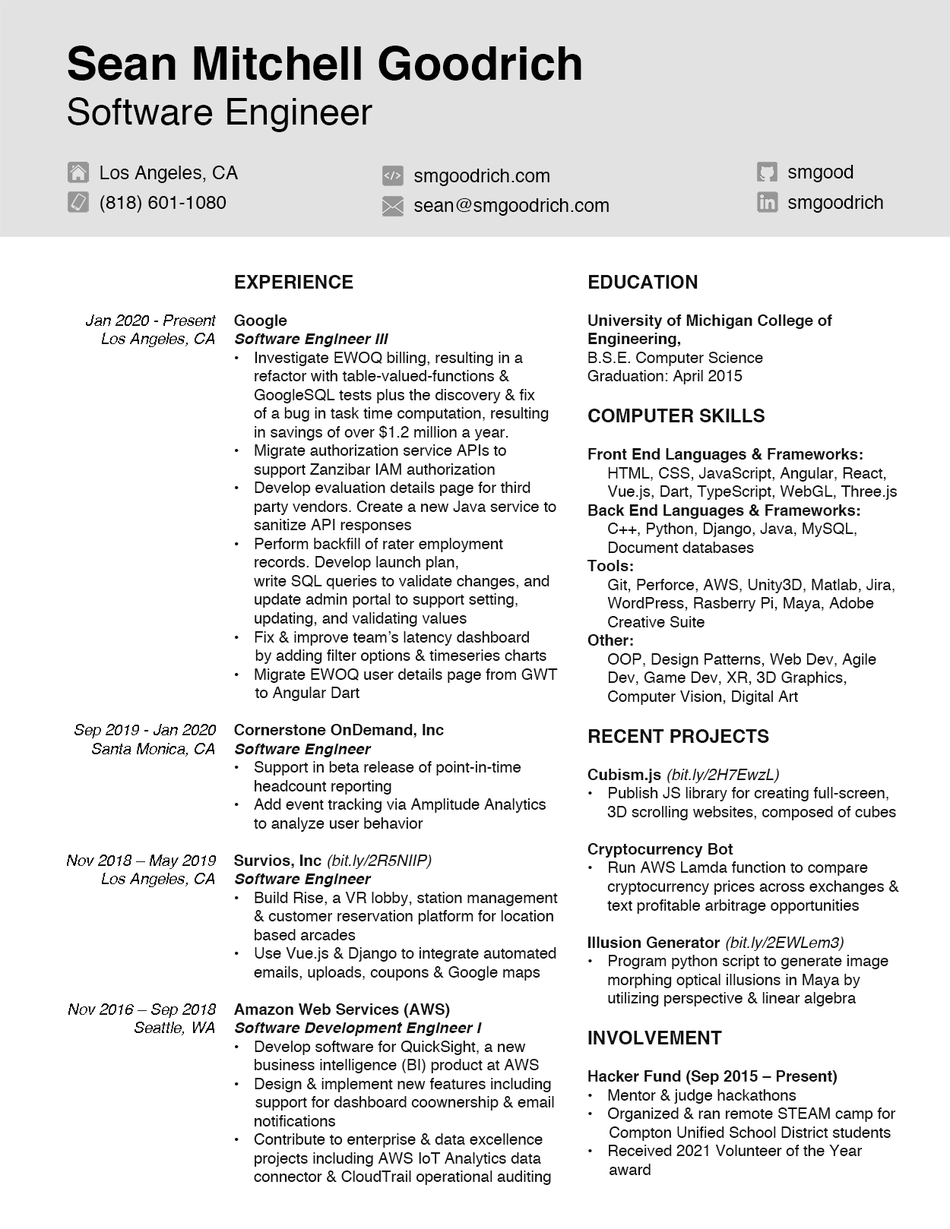
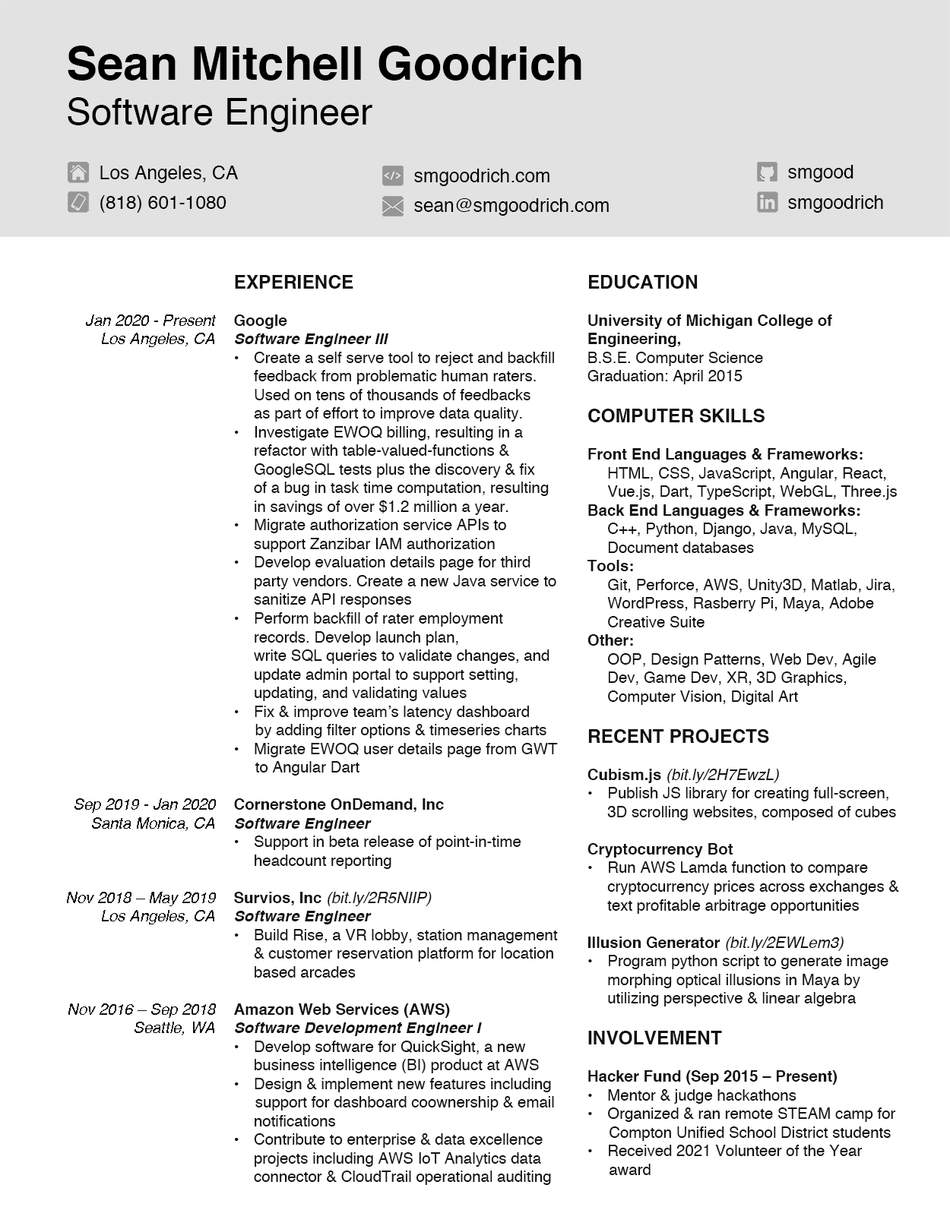
Revision of a layered 950 x 1229 image; what changed, layer by layer:
painted on "Dates + Locations" over [66, 724, 216, 925]
painted on "EXPERIENCE + Projects" over [234, 351, 558, 981]
